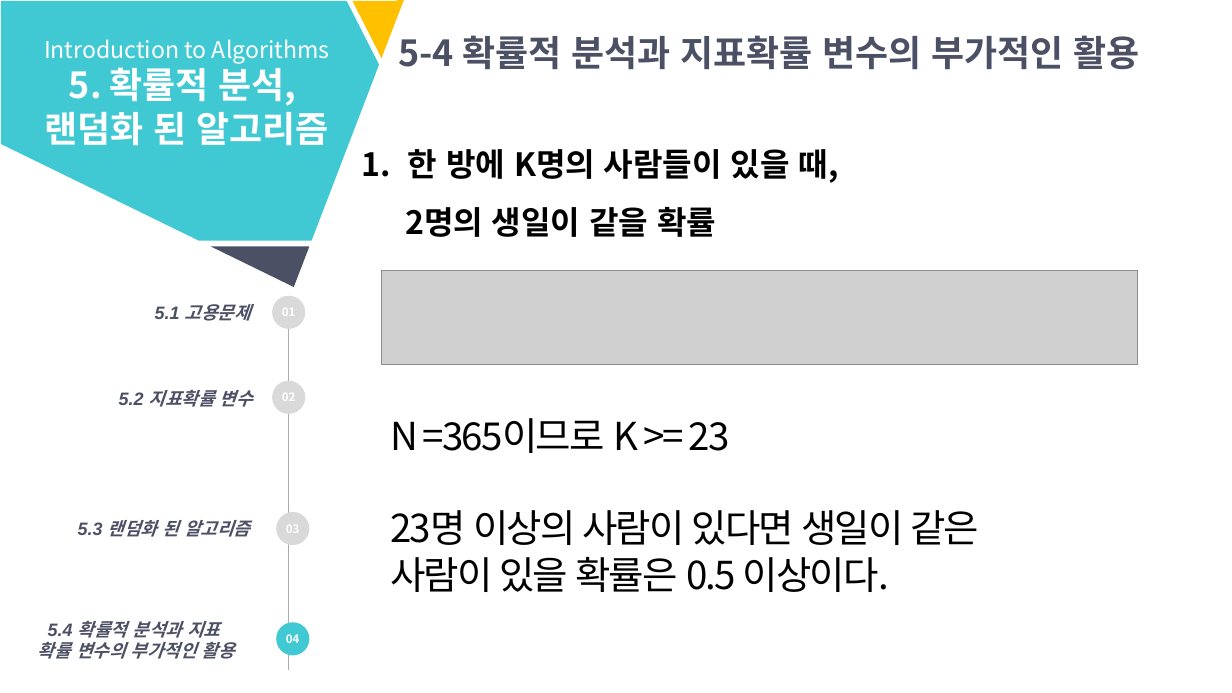
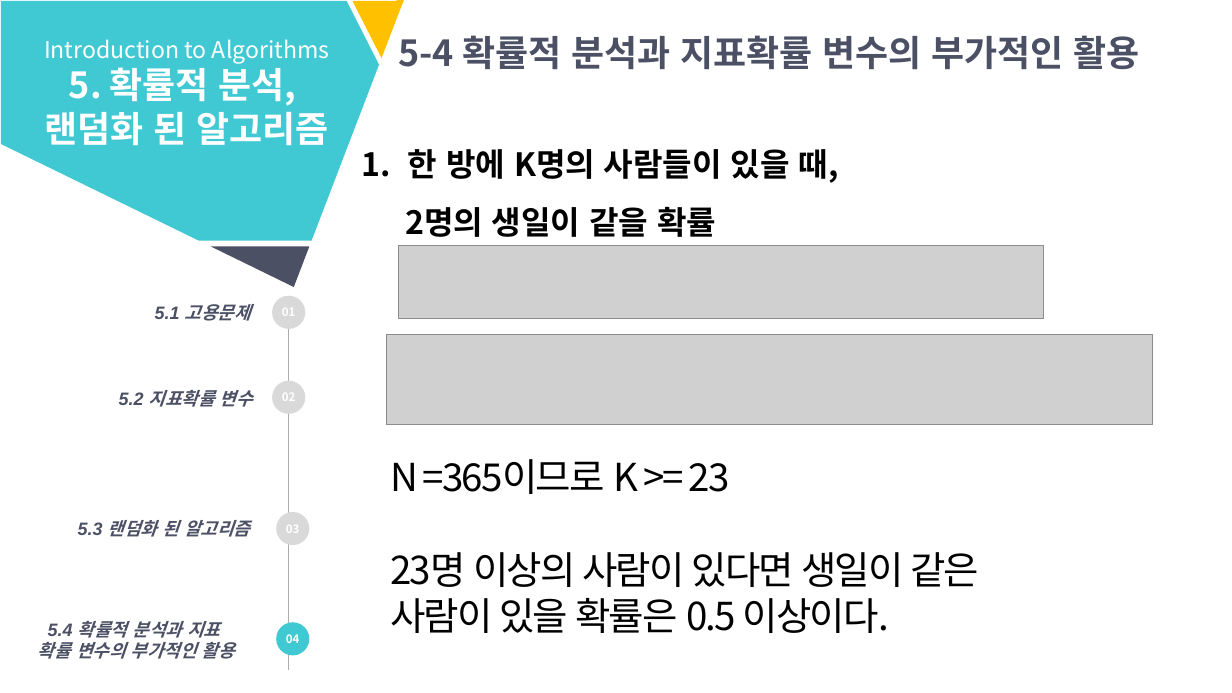
Before and after one commit to YeonWon123/2019_summer_algorithm, a slide deck: slide 31 of Week 4/태원_Week4_정리/5. 확률적 분석, 랜덤화된 알고리즘.pptx (slide 30 before the commit). Drawn at 1232x693 pixels with LibreOffice and Linux fonts; fonts in the diff are those of the drawing; grey boxes stand for pictures. Boxes give left, top, right and bottom in pixels: in the first picture for what was removed or moved away, otherwise in the second. Text is boxed around its words. In the diff, an @@ line names an element or a change of style, - is before the commit and + after.

```diff
--- a/Week 4/태원_Week4_정리/5. 확률적 분석, 랜덤화된 알고리즘.pptx
+++ b/Week 4/태원_Week4_정리/5. 확률적 분석, 랜덤화된 알고리즘.pptx
@@ picture added at <box>398,245,1043,319</box> @@
@@ picture removed at <box>381,271,1137,364</box> @@
@@ picture added at <box>386,335,1153,425</box> @@
@@ text "N =365이므로 K >= 23": place and size @@
-text "N =365이므로 K >= 23" at <box>390,418,979,592</box>
+text "N =365이므로 K >= 23" at <box>390,459,979,633</box>
```
Also in this commit, not shown: 9 other slides changed, 15 slides added, 1 other file.
